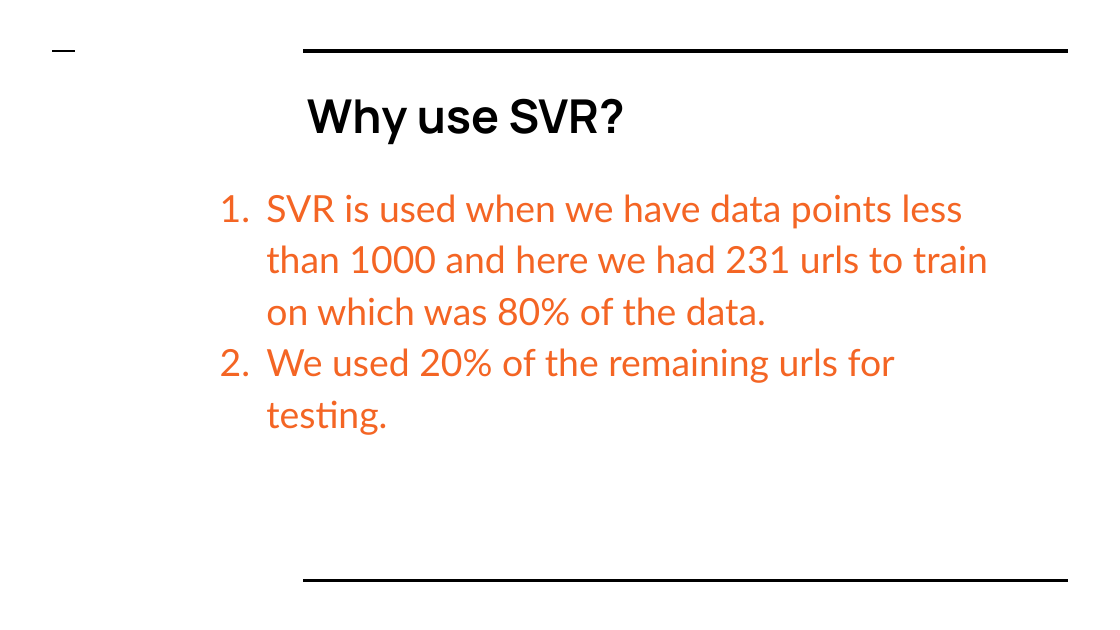
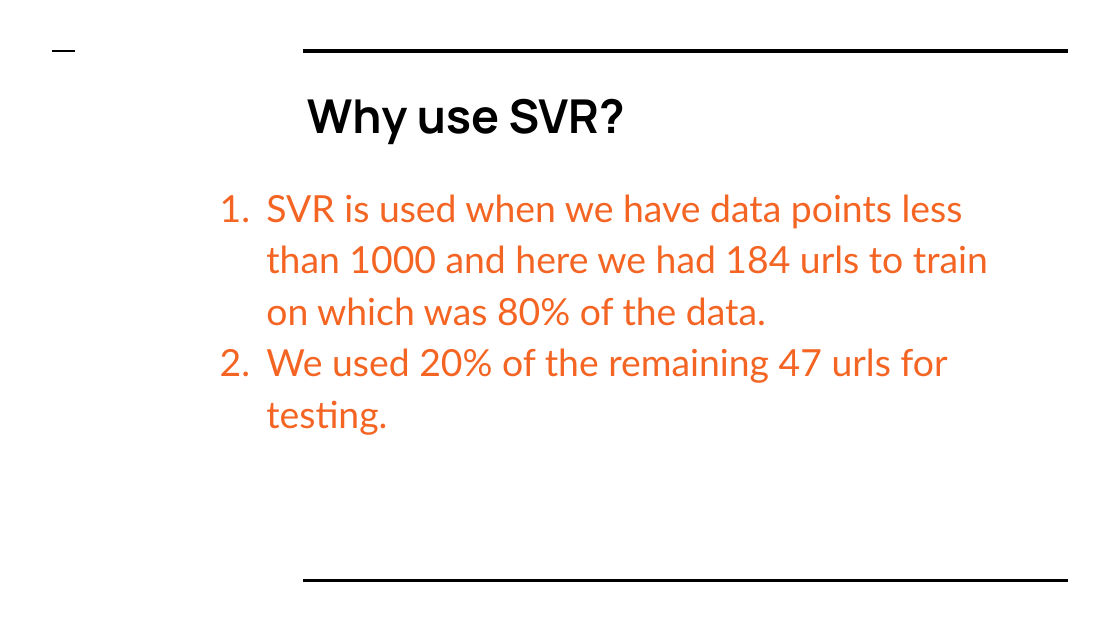
Before and after one commit to jack17529/ResponseTimeAnalysis, a slide deck: slide 17 of BTP Presentation2.pptx. Drawn at 1120x630 pixels with LibreOffice and Linux fonts; fonts in the diff are those of the drawing. Boxes give left, top, right and bottom in pixels: in the first picture for what was removed or moved away, otherwise in the second. Text is boxed around its words. In the diff, an @@ line names an element or a change of style, - is before the commit and + after.

```diff
--- a/BTP Presentation2.pptx
+++ b/BTP Presentation2.pptx
@@ text at [266,194,988,435]: text changed @@
-1. SVR is used when we have data points less than 1000 and here we had 231 urls to train on which was 80% of the data.
-2. We used 20% of the remaining urls for testing.
+1. SVR is used when we have data points less than 1000 and here we had 184 urls to train on which was 80% of the data.
+2. We used 20% of the remaining 47 urls for testing.
```
Also in this commit, not shown: 1 other slide changed.
